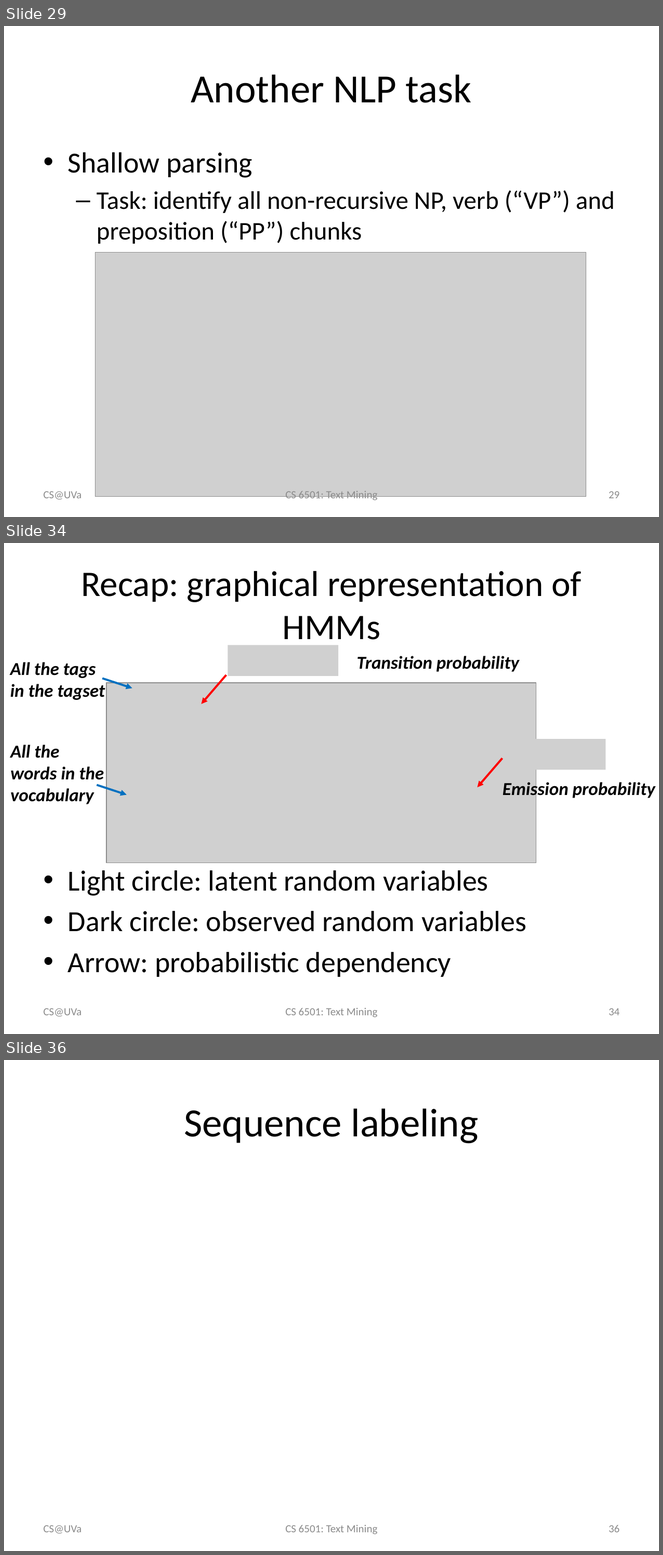
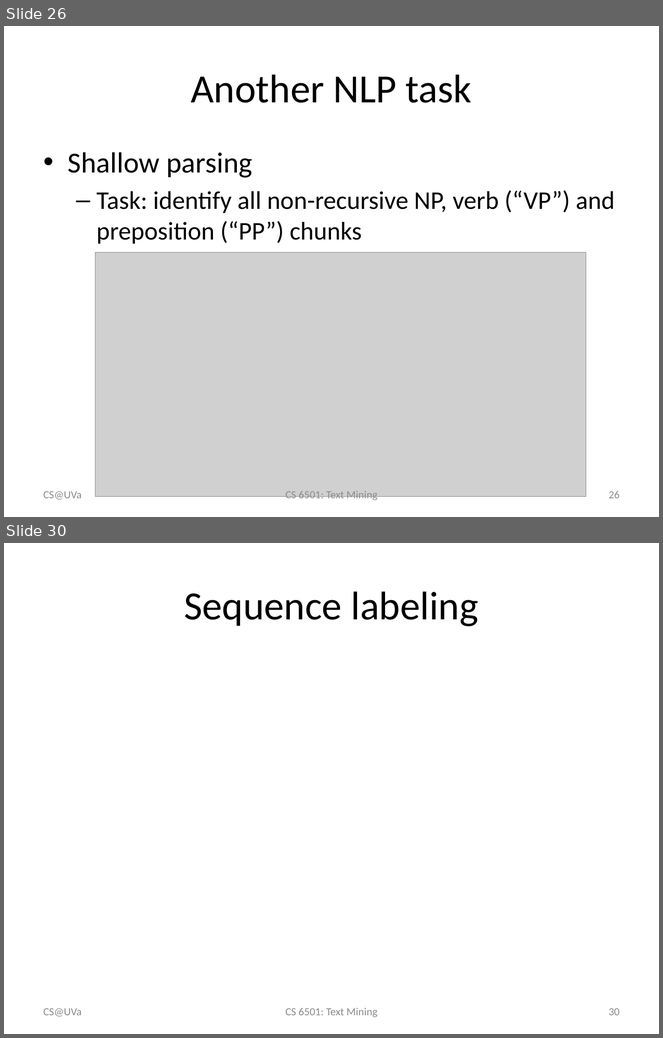
Before and after one commit to wang296/CS6501-Text-Mining, a slide deck: docs/POSTagging-SequenceLabeling.pptx. Shown one above the other, each under a label of ours: slides 29, 34 and 36 before the commit, slides 26 and 30 after it; the slides between them are not shown. The pictures are 663x1555 and 663x1038 pixels, drawn with LibreOffice and Linux fonts; fonts in the diff are those of the drawing; grey boxes stand for pictures. Boxes give left, top, right and bottom in pixels: in the first picture for what was removed or moved away, otherwise in the second. Text is boxed around its words. In the diff, an @@ line names an element or a change of style, - is before the commit and + after.

```diff
--- a/docs/POSTagging-SequenceLabeling.pptx
+++ b/docs/POSTagging-SequenceLabeling.pptx
@@ slide 34 removed at box(4, 543, 659, 1034), background #FFFFFF @@
@@ title removed at box(81, 571, 582, 649) @@
-Recap: graphical representation of HMMs
@@ picture removed at box(228, 645, 339, 676) @@
@@ text removed at box(10, 662, 105, 700) @@
-All the tags in the tagset
@@ text removed at box(357, 656, 519, 672) @@
-Transition probability
@@ arrow removed from (102, 679) to (132, 689) @@
@@ picture removed at box(106, 682, 536, 863) @@
@@ arrow removed from (226, 676) to (201, 704) @@
@@ text removed at box(10, 745, 104, 805) @@
-All the words in the vocabulary
@@ picture removed at box(512, 739, 606, 770) @@
@@ arrow removed from (503, 759) to (478, 787) @@
@@ arrow removed from (97, 785) to (127, 795) @@
@@ text removed at box(503, 780, 656, 800) @@
-Emission probability
@@ text removed at box(68, 871, 527, 977) @@
-• Light circle: latent random variables
-• Dark circle: observed random variables
-• Arrow: probabilistic dependency
@@ text removed at box(44, 1008, 82, 1017) @@
-CS@UVa
@@ text removed at box(285, 1008, 377, 1018) @@
-CS 6501: Text Mining
@@ page number removed at box(609, 1008, 620, 1016) @@
-34
@@ what was slide 29 is now slide 26 @@
@@ page number at box(609, 491, 620, 499): text changed @@
-29
+26
@@ what was slide 36 is now slide 30 @@
@@ page number at box(609, 1008, 620, 1016): text changed @@
-36
+30
```
Also in this commit, not shown: 8 slides changed, 5 other slides removed, 3 other files.
